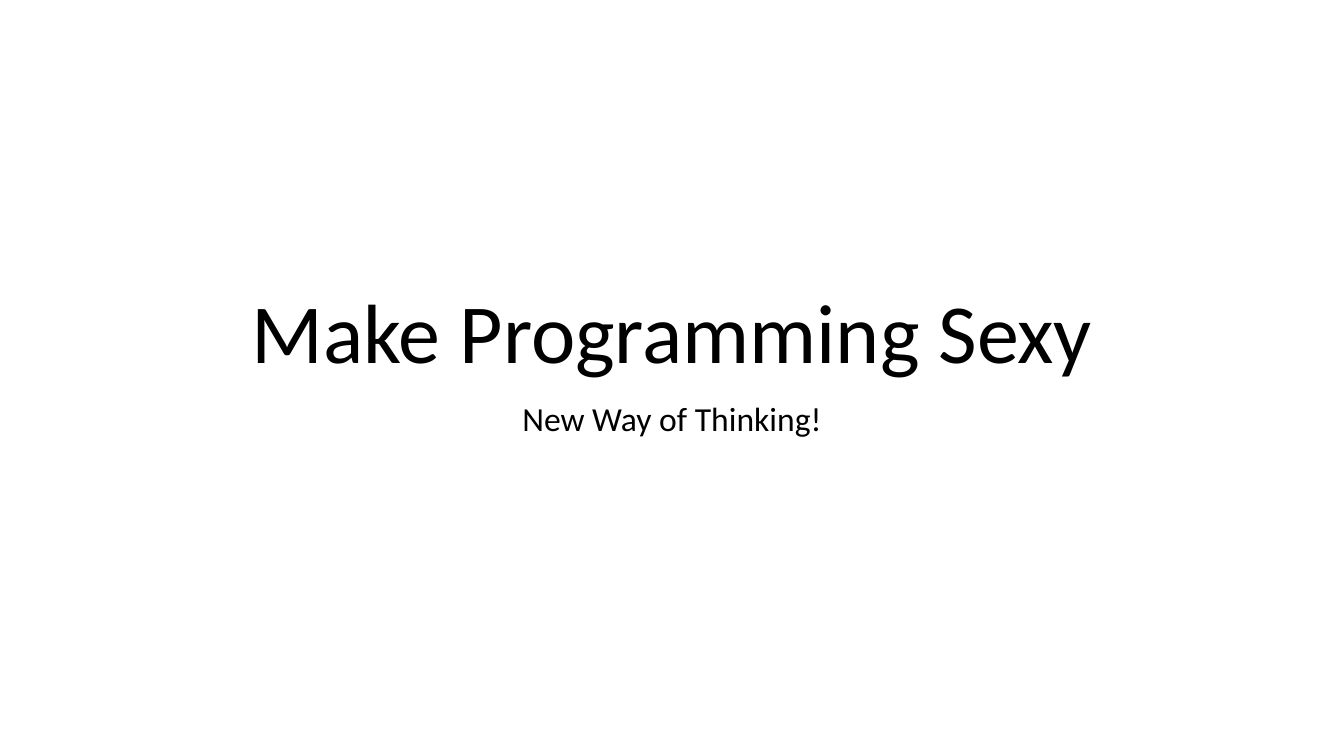
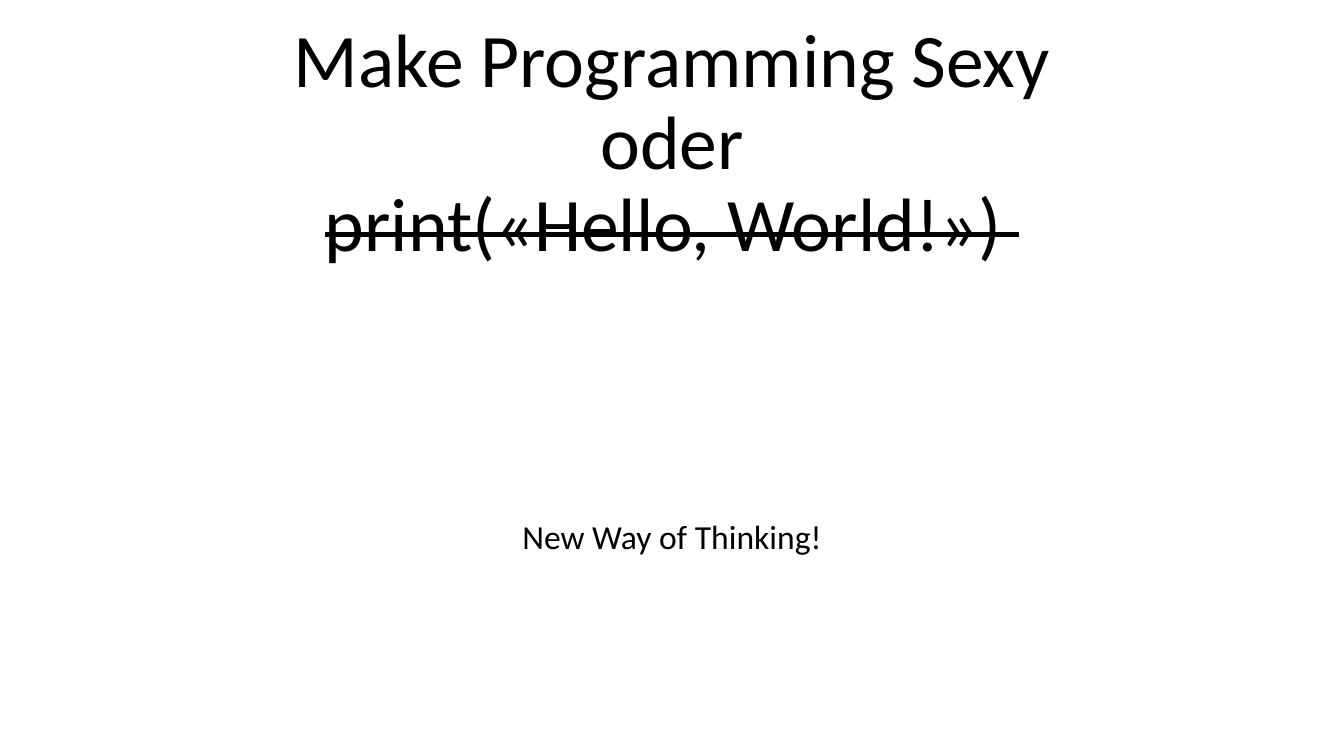
Before and after one commit to AgileBusinessAnalysis/08_TEAM, a slide deck: slide 1 of Pitch_Presi/Make Programming Sexy.pptx. Drawn at 1344x756 pixels with LibreOffice and Linux fonts; fonts in the diff are those of the drawing. Boxes give left, top, right and bottom in pixels: in the first picture for what was removed or moved away, otherwise in the second. Text is boxed around its words. In the diff, an @@ line names an element or a change of style, - is before the commit and + after.

```diff
--- a/Pitch_Presi/Make Programming Sexy.pptx
+++ b/Pitch_Presi/Make Programming Sexy.pptx
@@ title at [294,34,1050,264]: text changed; size 60 to 54 pt @@
-Make Programming Sexy
+Make Programming Sexy
+oder
+print(«Hello, World!»)
@@ subtitle "New Way of Thinking!": place and size @@
-subtitle "New Way of Thinking!" at [522,407,822,437]
+subtitle "New Way of Thinking!" at [522,525,822,555]
```
